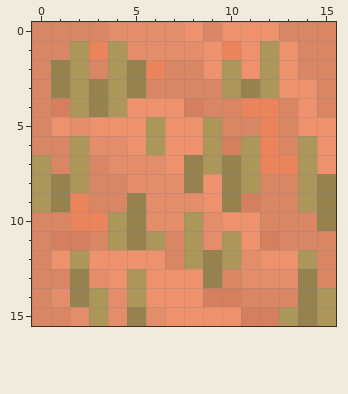
One commit to this pixel-art sprite: stuff/images/grassy-sand.png. This is how it looked before the edit.
The file is 16x16 pixels.
The same view after the edit:
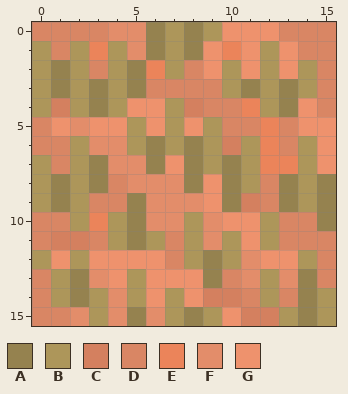
Palette (. is transparent): A #95824f  B #ad965a  C #d4805f  D #d98664  E #eb845a  F #e38d6a  G #ee926d
Change:
Colour B gives way to colour A in row 6 at x 6.
Colour D gives way to colour A in row 4 at x 13; in row 7 at x 3; in row 8 at x 3 and 13; in row 9 at x 13.
Colour F gives way to colour A in row 0 at x 6; in row 1 at x 6 and 8; in row 7 at x 6.
Colour G gives way to colour A in row 0 at x 8; in row 3 at x 13; in row 6 at x 8; in row 15 at x 8.
Colour C gives way to colour B in row 11 at x 12.
Colour D gives way to colour B in row 0 at x 9; in row 1 at x 0; in row 2 at x 0, 7 and 14; in rows 3 to 4 at x 0; in row 10 at x 12; in row 12 at x 0.
Colour D gives way to colour B in row 13 at x 1; in row 14 at x 12.
Colour E gives way to colour B in row 4 at x 12; in rows 9 to 10 at x 2.
Colour F gives way to colour B in rows 0 to 1 at x 7; in row 13 at x 12; in row 14 at x 1.
Colour G gives way to colour B in row 3 at x 14; in row 4 at x 7; in rows 5 to 6 at x 5 and 7; in row 14 at x 7; in row 15 at x 7 and 9.
Colour B gives way to colour G in row 5 at x 6.
